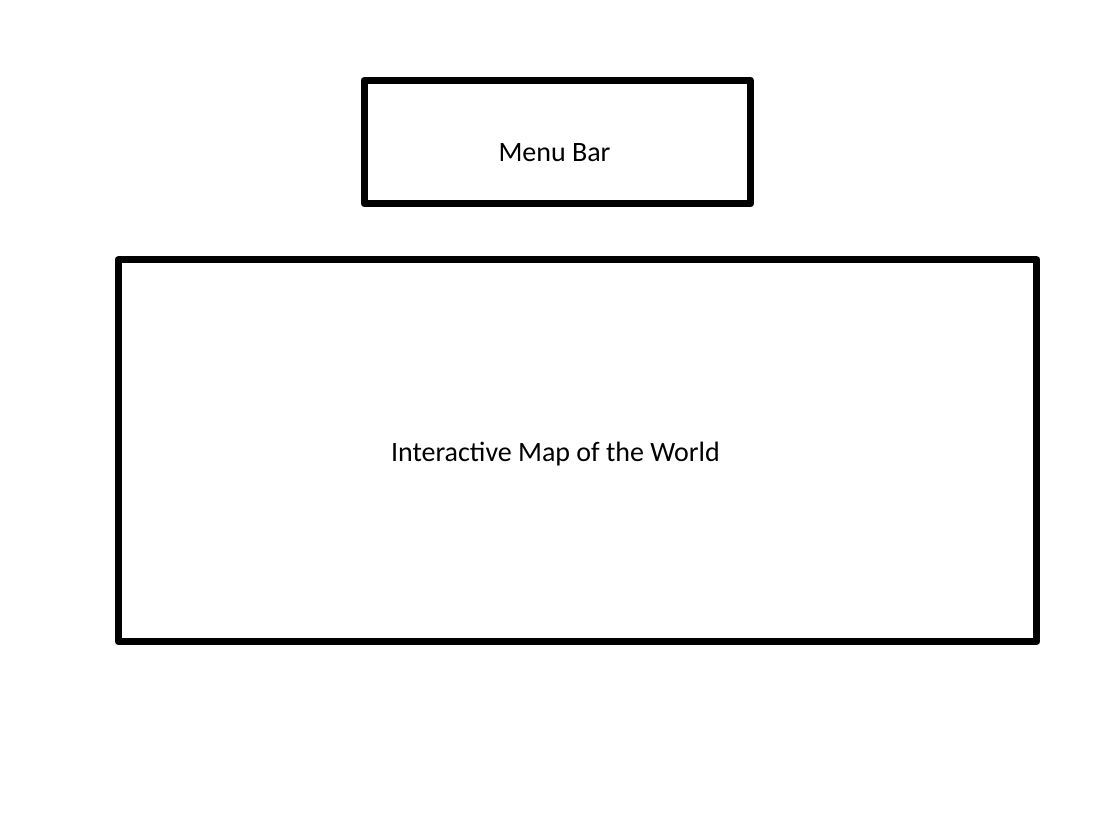
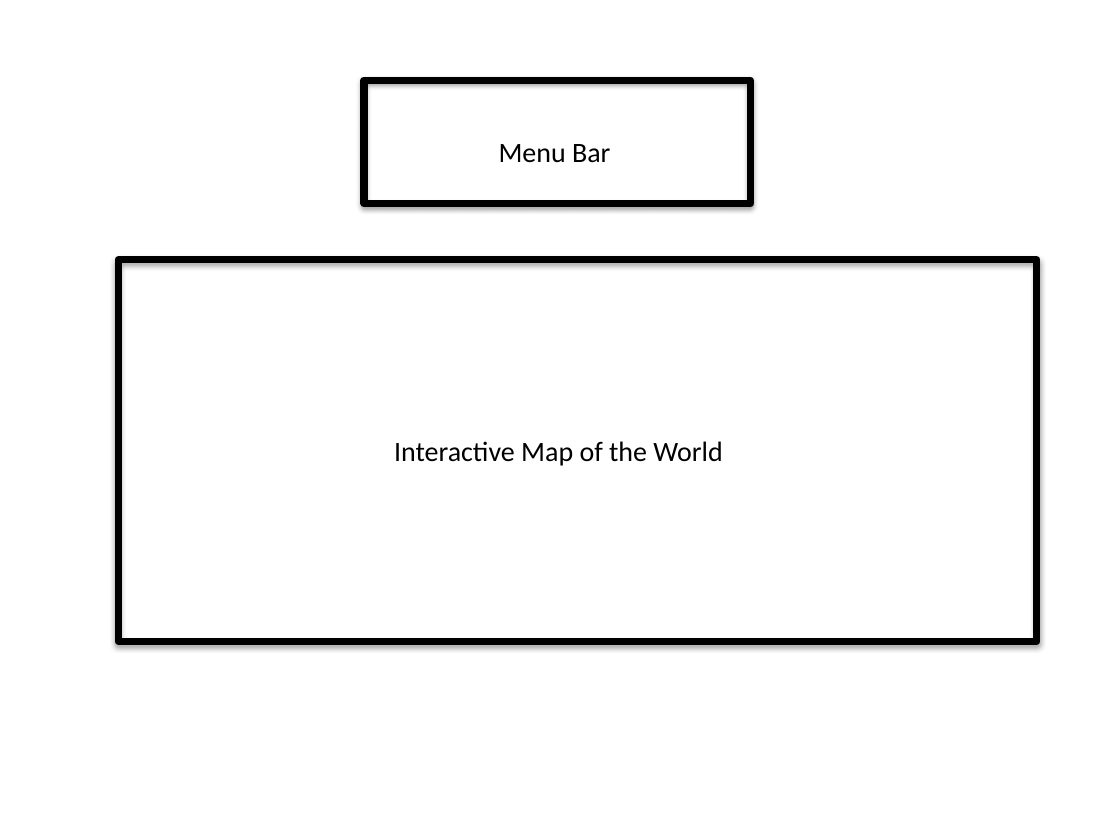
Before and after one commit to JosephCrispell/JosephCrispell.github.io, a slide deck: slide 4 of WebsiteDesign_27-01-16.pptx. Drawn at 1120x840 pixels with LibreOffice and Linux fonts; fonts in the diff are those of the drawing. Boxes give left, top, right and bottom in pixels: in the first picture for what was removed or moved away, otherwise in the second. Text is boxed around its words. In the diff, an @@ line names an element or a change of style, - is before the commit and + after.

```diff
--- a/WebsiteDesign_27-01-16.pptx
+++ b/WebsiteDesign_27-01-16.pptx
@@ rectangle at (x1=364, y1=81, x2=750, y2=204): outline #000000 4.5 pt to #000000 4.51 pt; shadow on @@
@@ rectangle at (x1=118, y1=260, x2=1036, y2=642): outline #000000 4.5 pt to #000000 4.51 pt; shadow on @@
```
Also in this commit, not shown: 4 other slides changed.
